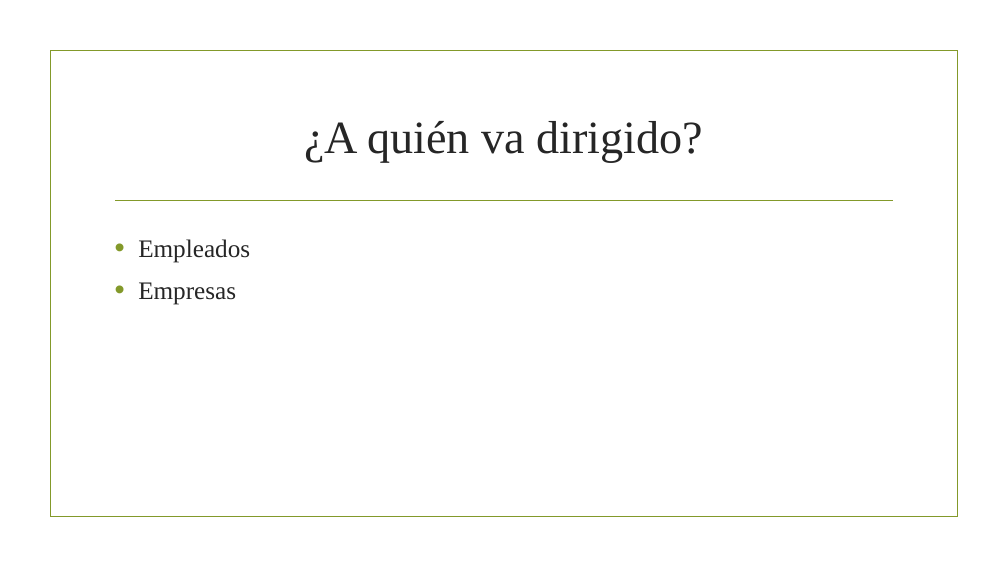
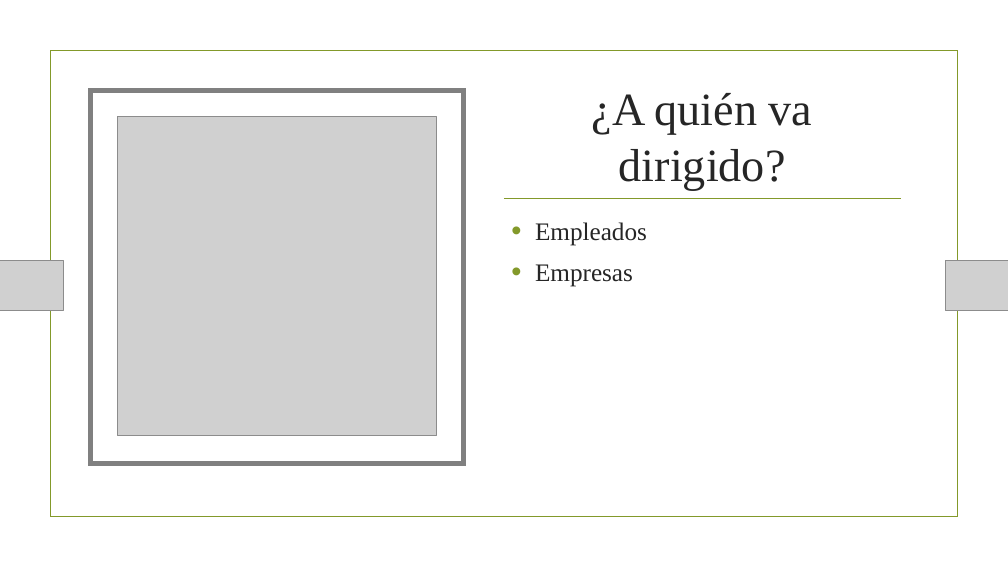
Before and after one commit to HectorSanchezLuque/PIdam2122verde, a slide deck: slide 4 of doc/worktab.pptx. Drawn at 1008x567 pixels with LibreOffice and Linux fonts; fonts in the diff are those of the drawing; grey boxes stand for pictures; background and template pictures are left out. Boxes give left, top, right and bottom in pixels: in the first picture for what was removed or moved away, otherwise in the second. Text is boxed around its words. In the diff, an @@ line names an element or a change of style, - is before the commit and + after.

```diff
--- a/doc/worktab.pptx
+++ b/doc/worktab.pptx
@@ rectangle removed at (50,51,957,517) @@
@@ rectangle added at (50,51,957,517), outline #83992A 1.25 pt @@
@@ title "¿A quién va dirigido?" rewrapped from (304,121,703,162) to (592,93,813,190) @@
@@ rectangle added at (90,90,464,464), fill #FFFFFF, outline #808080 4.5 pt @@
@@ picture added at (117,116,436,436) @@
@@ line removed from (116, 200) to (893, 200) @@
@@ line added from (504, 199) to (901, 199), #83992A 1.25 pt @@
@@ text "Empleados": place and size @@
-text "Empleados" at (138,239,250,305)
+text "Empleados" at (535,222,647,287)
@@ picture added at (0,261,63,311) @@
@@ picture added at (946,261,1008,311) @@
```
Also in this commit, not shown: 9 other slides changed, 1 slide added, 1 slide removed.
